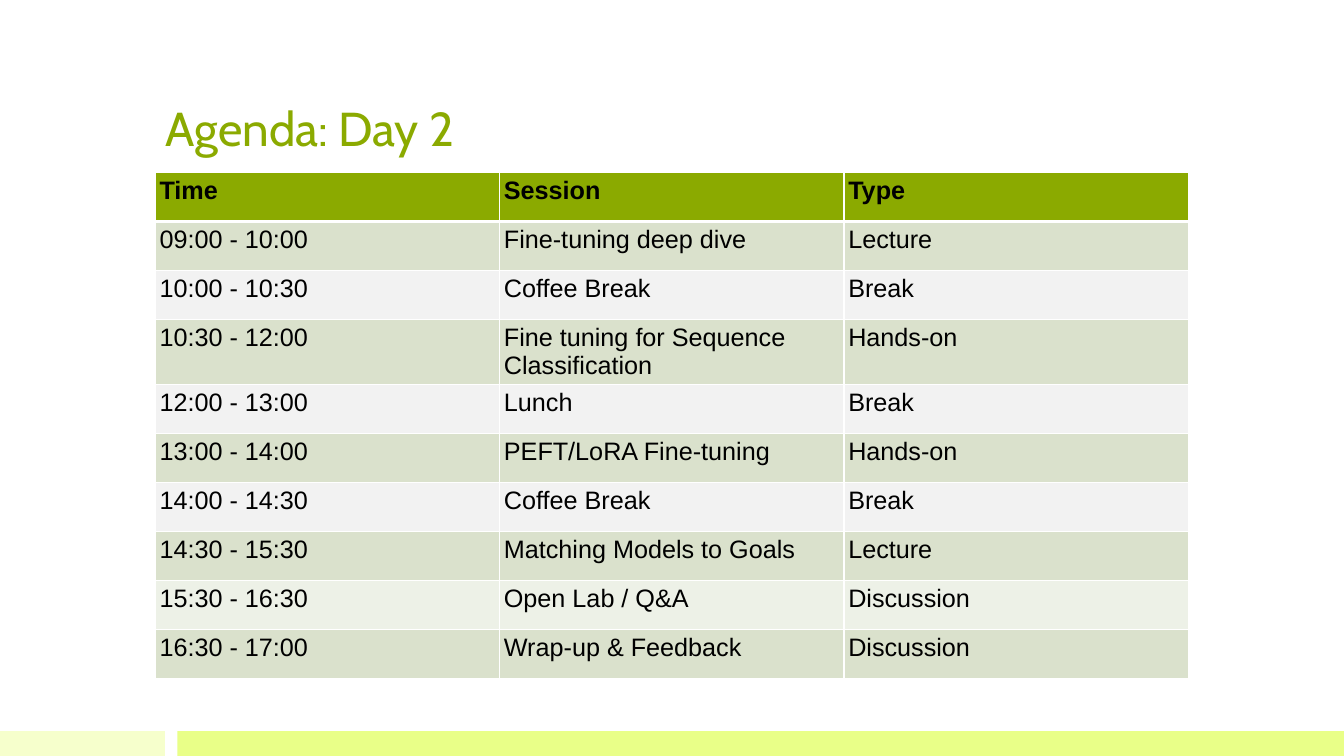
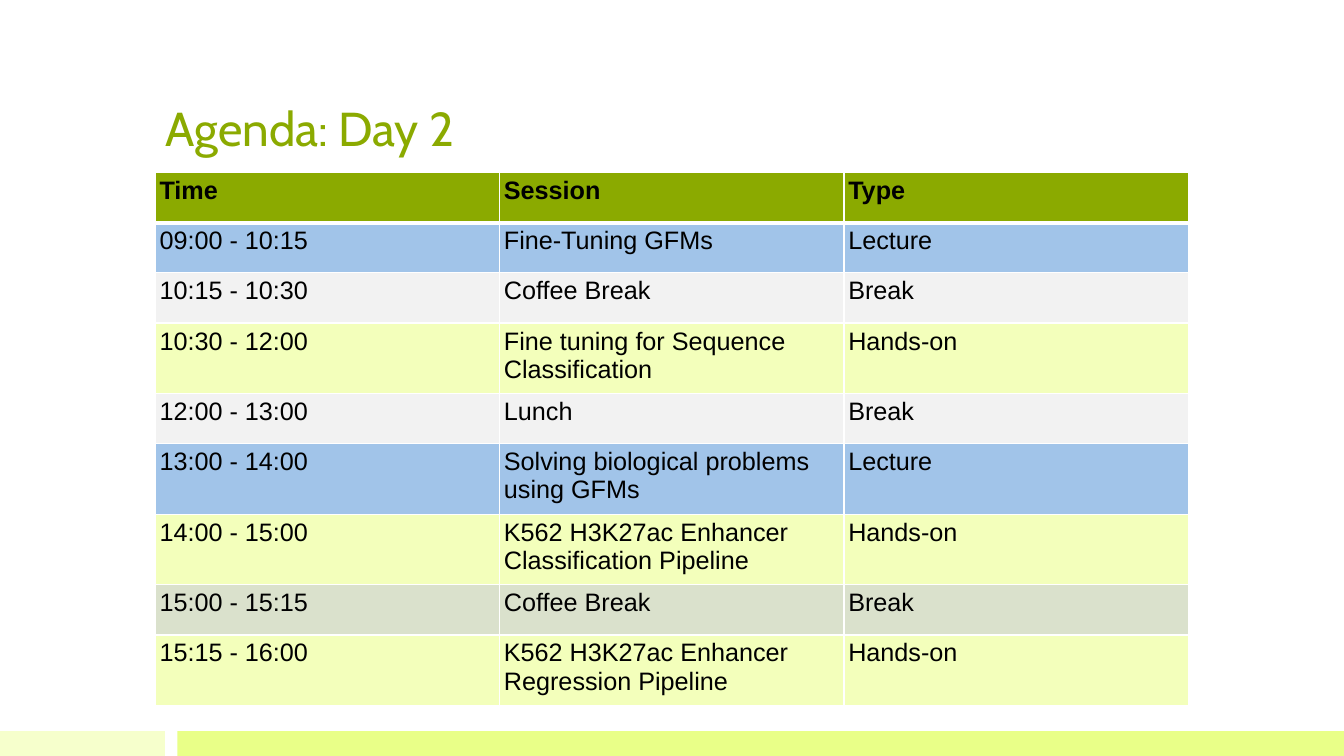
Before and after one commit to bioinfo-kaust/gfm-workshop, a slide deck: slide 6 of lecture_slides/00_workshop_introduction.pptx. Drawn at 1344x756 pixels with LibreOffice and Linux fonts; fonts in the diff are those of the drawing. Boxes give left, top, right and bottom in pixels: in the first picture for what was removed or moved away, otherwise in the second. Text is boxed around its words. In the diff, an @@ line names an element or a change of style, - is before the commit and + after.

```diff
--- a/lecture_slides/00_workshop_introduction.pptx
+++ b/lecture_slides/00_workshop_introduction.pptx
@@ table at (155, 172, 1190, 706) @@
-row 2, column 1: 09:00 - 10:00
+row 2, column 1: 09:00 - 10:15
-row 2, column 2: Fine-tuning deep dive
+row 2, column 2: Fine-Tuning GFMs
-row 3, column 1: 10:00 - 10:30
+row 3, column 1: 10:15 - 10:30
-row 6: 13:00 - 14:00 | PEFT/LoRA Fine-tuning | Hands-on
-row 7: 14:00 - 14:30 | Coffee Break | Break
-row 8: 14:30 - 15:30 | Matching Models to Goals | Lecture
-row 9: 15:30 - 16:30 | Open Lab / Q&A | Discussion
-row 10: 16:30 - 17:00 | Wrap-up & Feedback | Discussion
+row 6: 13:00 - 14:00 | Solving biological problems using GFMs | Lecture
+row 7: 14:00 - 15:00 | K562 H3K27ac Enhancer Classification Pipeline | Hands-on
+row 8: 15:00 - 15:15 | Coffee Break | Break
+row 9: 15:15 - 16:00 | K562 H3K27ac Enhancer Regression Pipeline | Hands-on
```
Also in this commit, not shown: 4 other slides changed.
